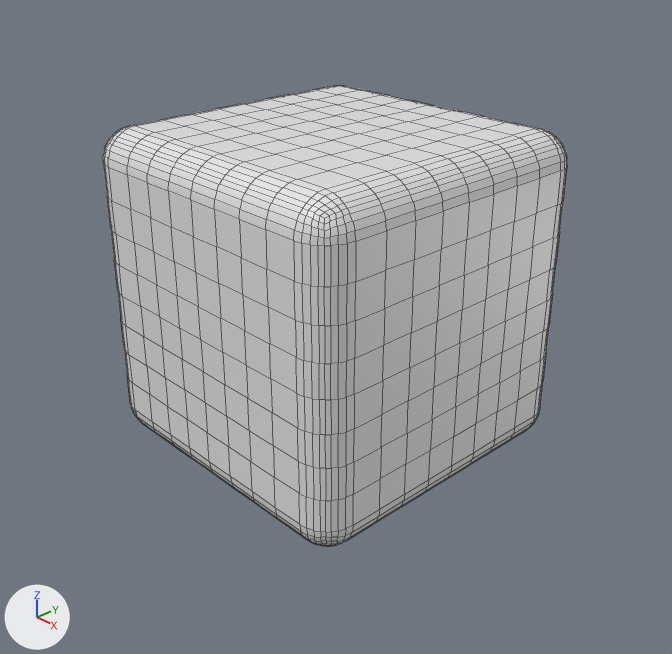
Two versions of the Blender file Beat Saber/Assets/Materials/Cube.blend, one commit apart.
Rendered twice from a 50 mm camera at (4.78, -4.48, 2.89) aimed at (0.1, -0.08, -0.26). The lights are fixed; the arrows at lower left show +X, +Y and +Z. Mesh edges are drawn as thin lines.
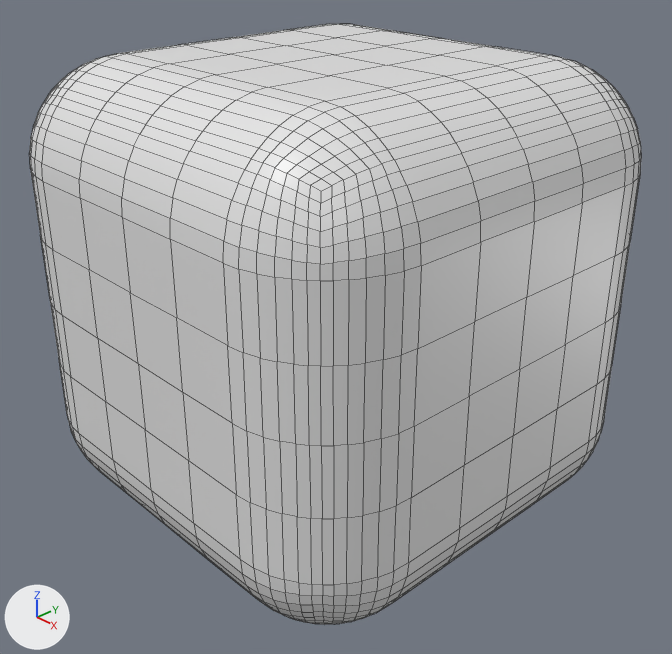
Diff of the bpy script that builds the scene:
```diff
--- a/Beat Saber/Assets/Materials/Cube.blend.py
+++ b/Beat Saber/Assets/Materials/Cube.blend.py
@@ ob_cube_001 @@
 _m = ob_cube_001.modifiers.new('Shrinkwrap', 'SHRINKWRAP')
 _m.target = ob_cube
-_m.offset = 0.25
+_m.offset = 0.75
```

Boxes (x1, y1, x2, y2) around the edits, measured in the pictures (672 x 654 px):
'Cube.001', modifiers changed (32% wider, 31% taller)
    before: (103, 86, 567, 546)
    after: (30, 24, 641, 625)
